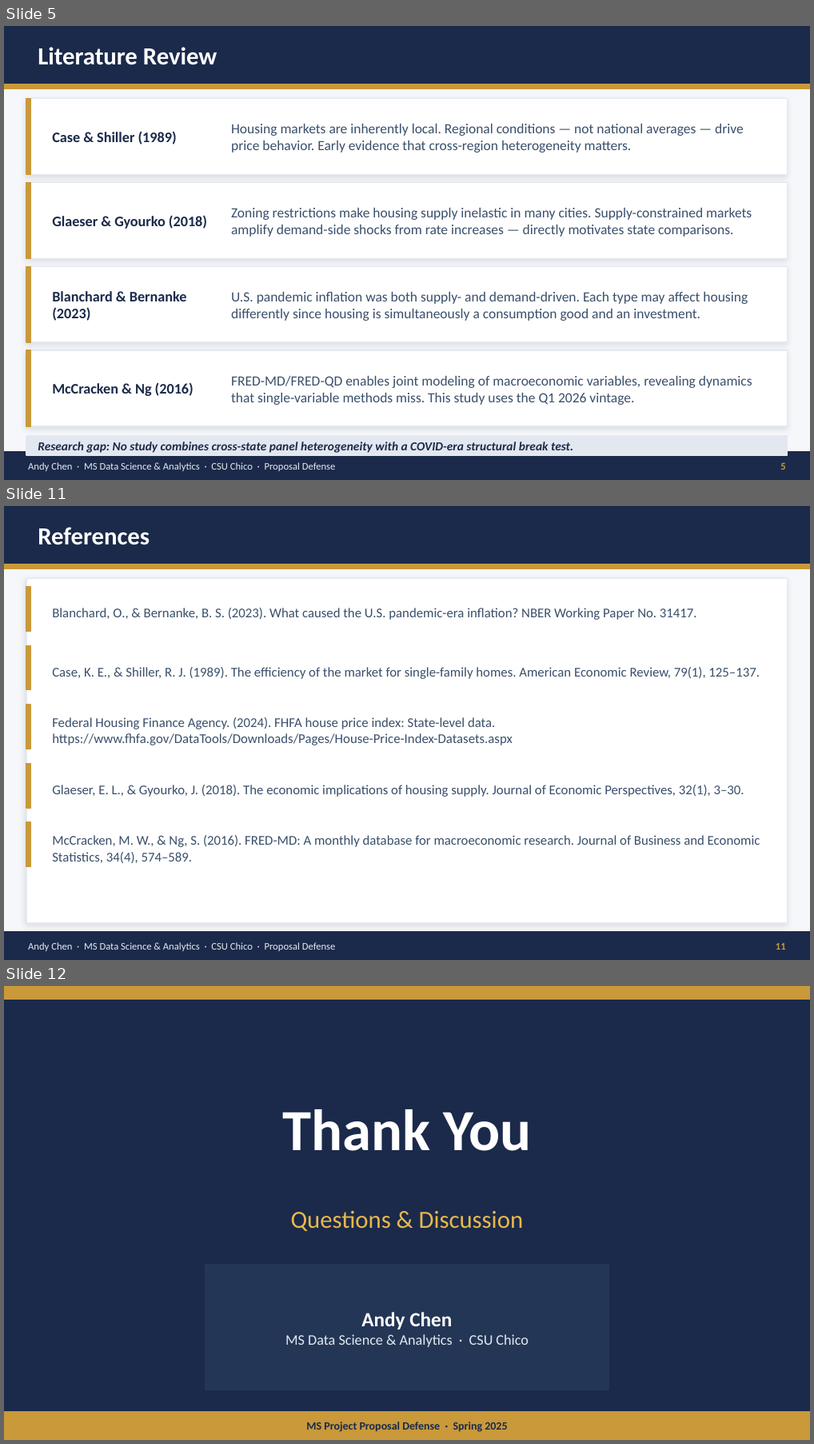
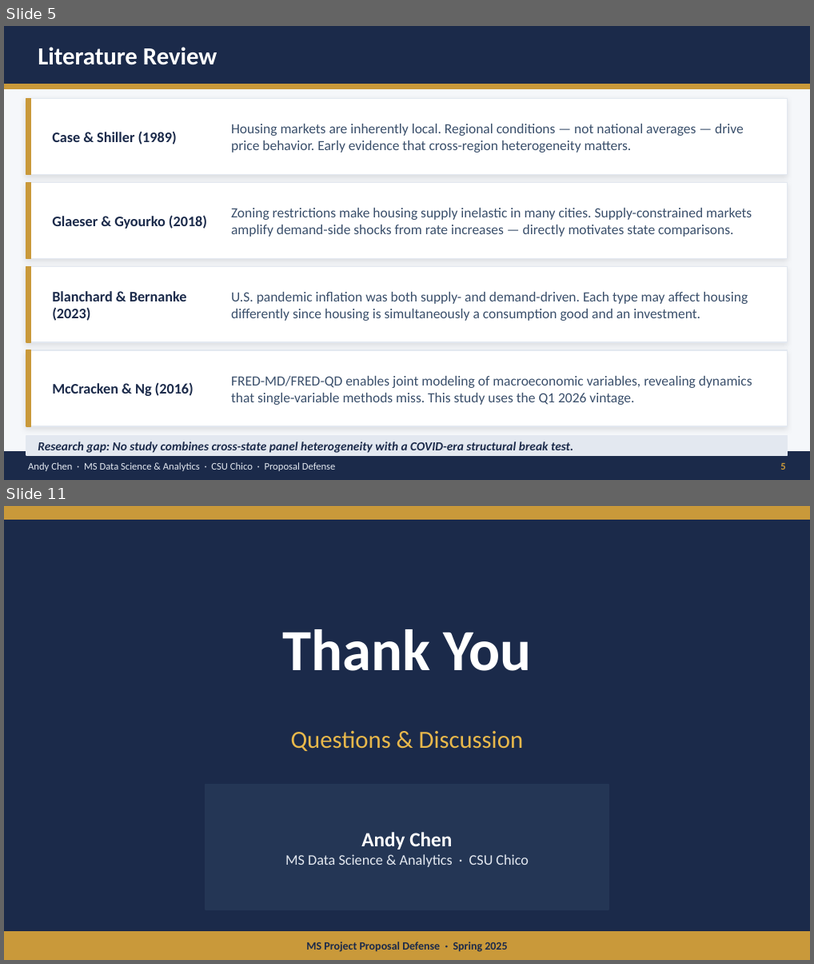
Before and after one commit to andychen910/Master-Project, a slide deck: Andy_Chen_Proposal_v3.pptx. Shown one above the other, each under a label of ours: slides 5, 11 and 12 before the commit, slides 5 and 11 after it; the slides between them are not shown. The pictures are 814x1444 and 814x964 pixels, drawn with LibreOffice and Linux fonts; fonts in the diff are those of the drawing. Boxes give left, top, right and bottom in pixels: in the first picture for what was removed or moved away, otherwise in the second. Text is boxed around its words. In the diff, an @@ line names an element or a change of style, - is before the commit and + after.

```diff
--- a/Andy_Chen_Proposal_v3.pptx
+++ b/Andy_Chen_Proposal_v3.pptx
@@ slide 11 removed at (x1=4, y1=506, x2=810, y2=960), background #F5F7FA @@
@@ rectangle removed at (x1=4, y1=506, x2=810, y2=564) @@
@@ text removed at (x1=38, y1=527, x2=150, y2=545) @@
-References
@@ rectangle removed at (x1=4, y1=564, x2=810, y2=569) @@
@@ rectangle removed at (x1=26, y1=579, x2=788, y2=923) @@
@@ rectangle removed at (x1=26, y1=587, x2=31, y2=631) @@
@@ text removed at (x1=52, y1=608, x2=698, y2=620) @@
-Blanchard, O., & Bernanke, B. S. (2023). What caused the U.S. pandemic-era inflation? NBER Working Paper No. 31417.
@@ rectangle removed at (x1=26, y1=645, x2=31, y2=690) @@
@@ text removed at (x1=52, y1=667, x2=760, y2=679) @@
-Case, K. E., & Shiller, R. J. (1989). The efficiency of the market for single-family homes. American Economic Review, 79(1), 125–137.
@@ rectangle removed at (x1=26, y1=704, x2=31, y2=748) @@
@@ text removed at (x1=52, y1=717, x2=512, y2=745) @@
-Federal Housing Finance Agency. (2024). FHFA house price index: State-level data. https://www.fhfa.gov/DataTools/Downloads/Pages/House-Price-Index-Datasets.aspx
@@ rectangle removed at (x1=26, y1=764, x2=31, y2=808) @@
@@ text removed at (x1=52, y1=784, x2=745, y2=796) @@
-Glaeser, E. L., & Gyourko, J. (2018). The economic implications of housing supply. Journal of Economic Perspectives, 32(1), 3–30.
@@ rectangle removed at (x1=26, y1=822, x2=31, y2=867) @@
@@ text removed at (x1=52, y1=835, x2=761, y2=863) @@
-McCracken, M. W., & Ng, S. (2016). FRED-MD: A monthly database for macroeconomic research. Journal of Business and Economic Statistics, 34(4), 574–589.
@@ rectangle removed at (x1=4, y1=932, x2=810, y2=959) @@
@@ text removed at (x1=28, y1=942, x2=336, y2=951) @@
-Andy Chen · MS Data Science & Analytics · CSU Chico · Proposal Defense
@@ text removed at (x1=776, y1=943, x2=786, y2=949) @@
-11
@@ what was slide 12 is now slide 11 @@
```
Also in this commit, not shown: 6 slides changed, 1 other file.
